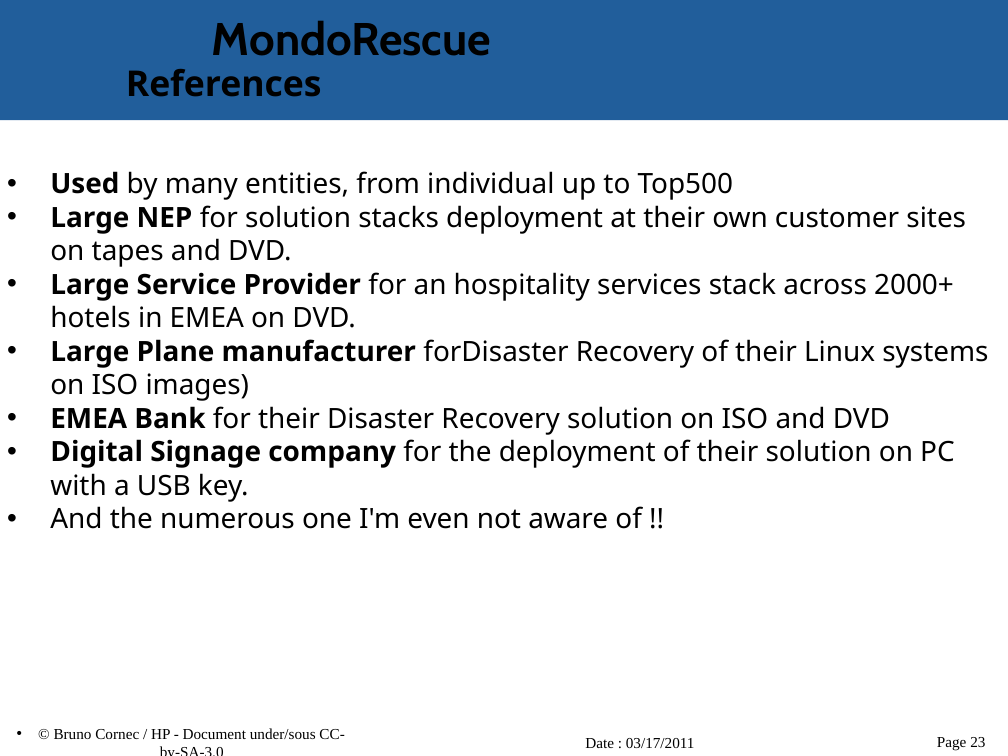
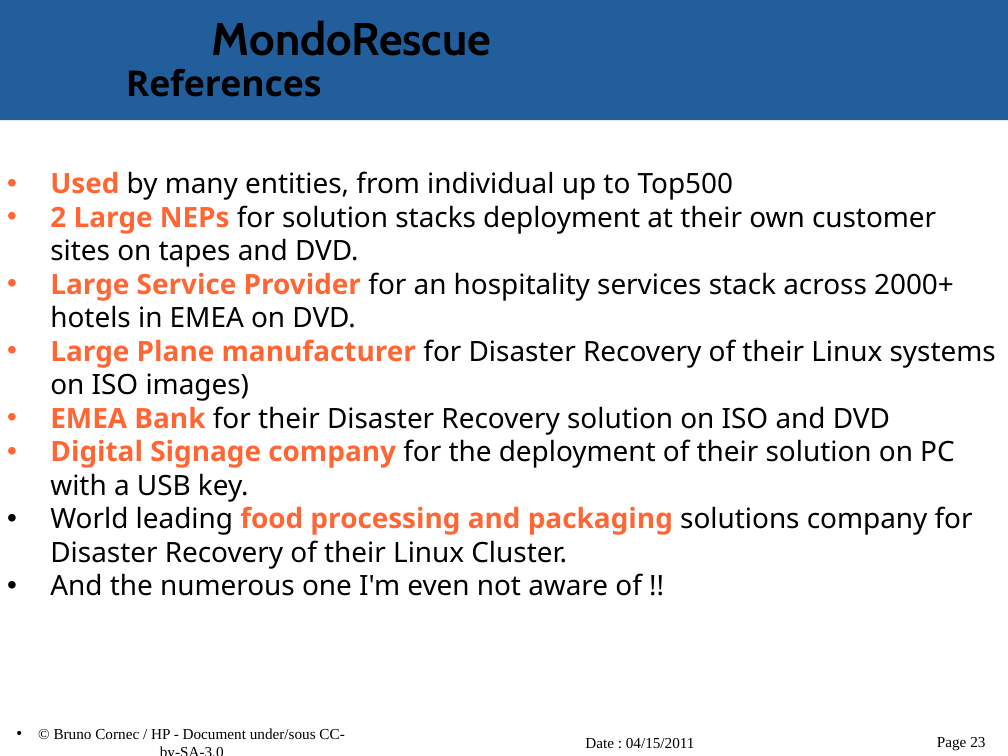
Before and after one commit to vir/mondo-rescue, a slide deck: slide 23 of mondo-doc/mondo-presentation.odp. Drawn at 1008x756 pixels with LibreOffice and Linux fonts; fonts in the diff are those of the drawing; background and template pictures are left out. Boxes give left, top, right and bottom in pixels: in the first picture for what was removed or moved away, otherwise in the second. Text is boxed around its words. In the diff, an @@ line names an element or a change of style, - is before the commit and + after.

```diff
--- a/mondo-doc/mondo-presentation.odp
+++ b/mondo-doc/mondo-presentation.odp
@@ text at [50, 171, 955, 502]: text colour #000000 to #FF6633 in "Used", "Large Service Provider", "EMEA Bank", "Digital Signage company" @@
@@ text at [50, 205, 936, 267]: text changed @@
-• Large NEP for solution stacks deployment at their own customer sites on tapes and DVD.
+• 2 Large NEPs for solution stacks deployment at their own customer sites on tapes and DVD.
@@ text at [50, 339, 996, 401]: spaces changed @@
-• Large Plane manufacturer forDisaster Recovery of their Linux systems on ISO images)
+• Large Plane manufacturer for Disaster Recovery of their Linux systems on ISO images)
@@ text at [50, 506, 973, 569]: paragraph added @@
+• World leading food processing and packaging solutions company for Disaster Recovery of their Linux Cluster.
@@ text at [585, 738, 695, 748]: text changed @@
-Date : 03/17/2011
+Date : 04/15/2011
```
Also in this commit, not shown: 25 other slides changed.
